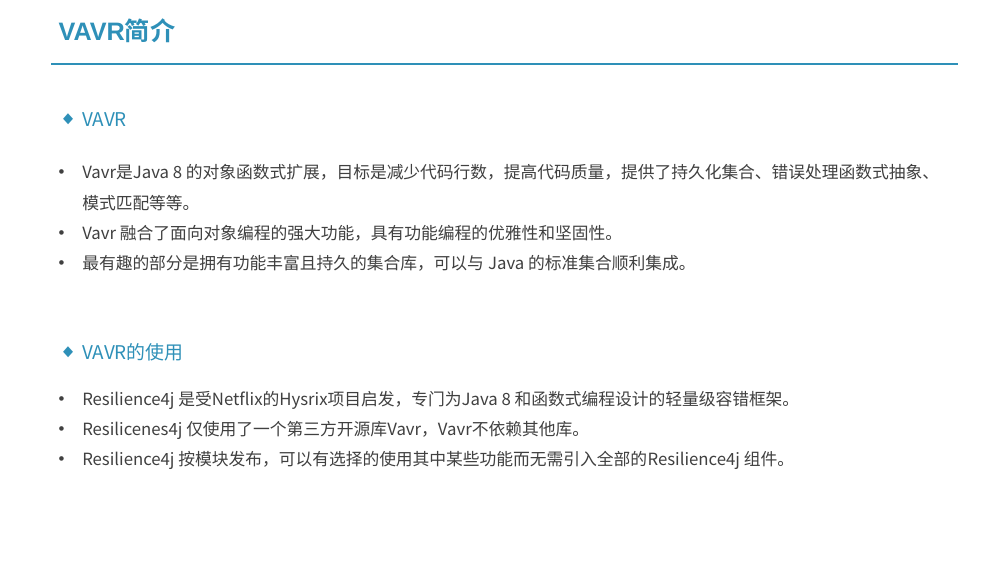
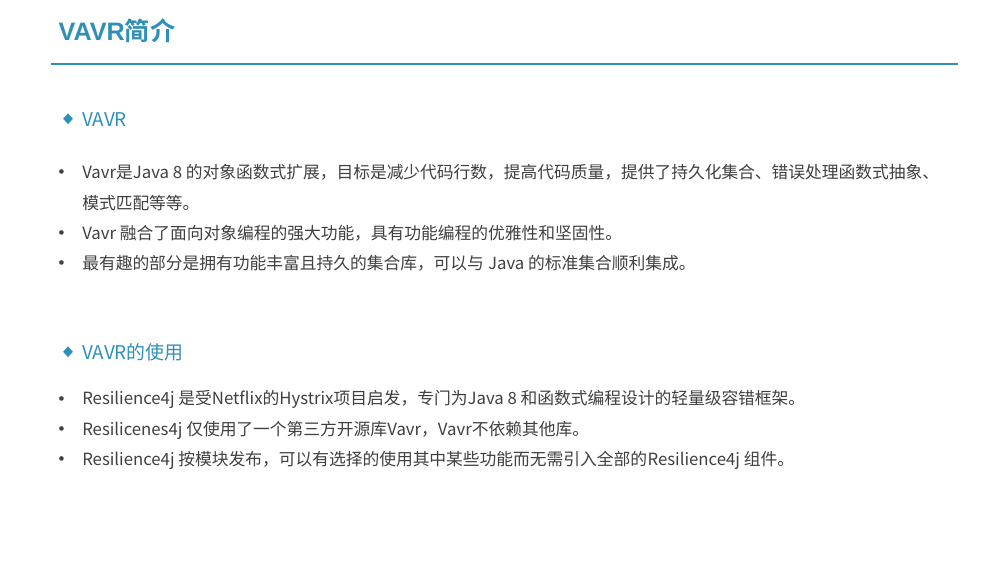
Before and after one commit to project-vrml/vrml, a slide deck: slide 2 of 基于Vavr的开发工具集.pptx. Drawn at 1008x567 pixels with LibreOffice and Linux fonts; fonts in the diff are those of the drawing. Boxes give left, top, right and bottom in pixels: in the first picture for what was removed or moved away, otherwise in the second. Text is boxed around its words. In the diff, an @@ line names an element or a change of style, - is before the commit and + after.

```diff
--- a/基于Vavr的开发工具集.pptx
+++ b/基于Vavr的开发工具集.pptx
@@ text at (82, 390, 806, 408): text changed @@
-• Resilience4j 是受Netflix的Hysrix项目启发，专门为Java 8 和函数式编程设计的轻量级容错框架。
+• Resilience4j 是受Netflix的Hystrix项目启发，专门为Java 8 和函数式编程设计的轻量级容错框架。
```
Also in this commit, not shown: 3 other slides changed, 1 slide added, 1 slide removed, 11 other files.
